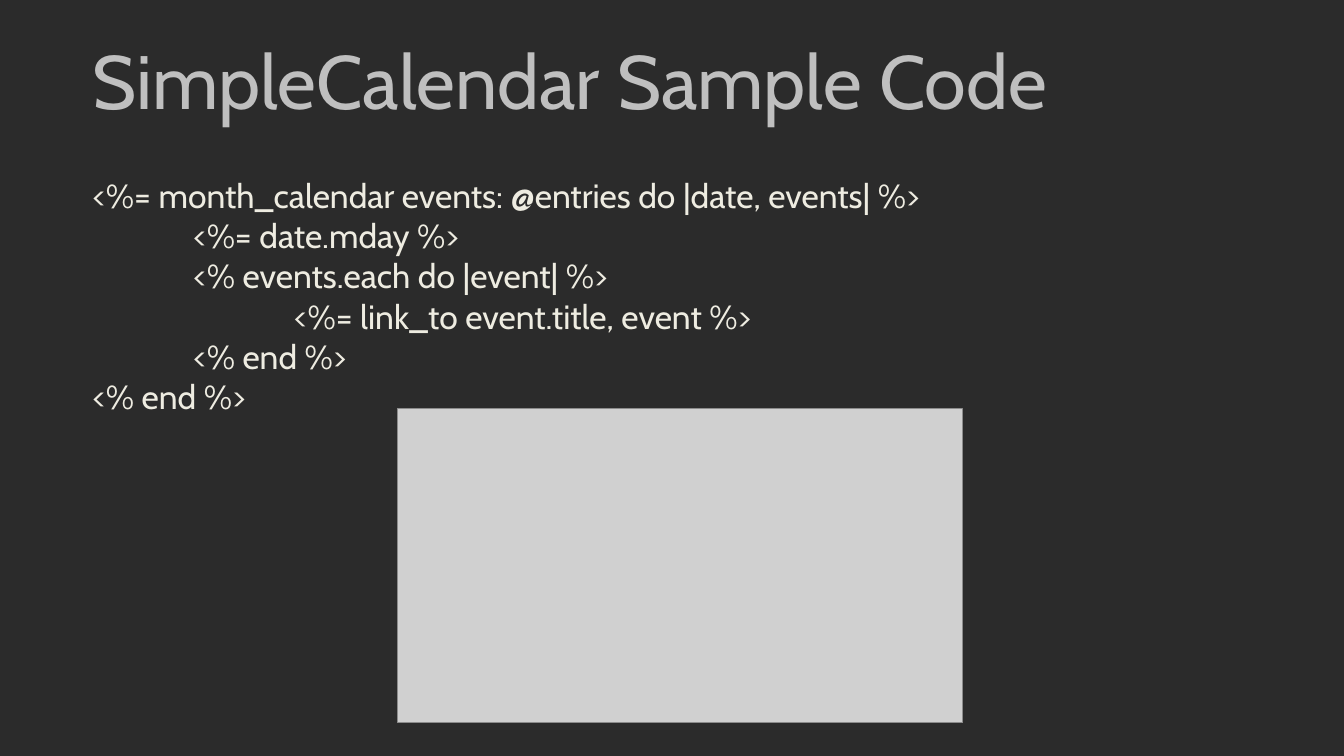
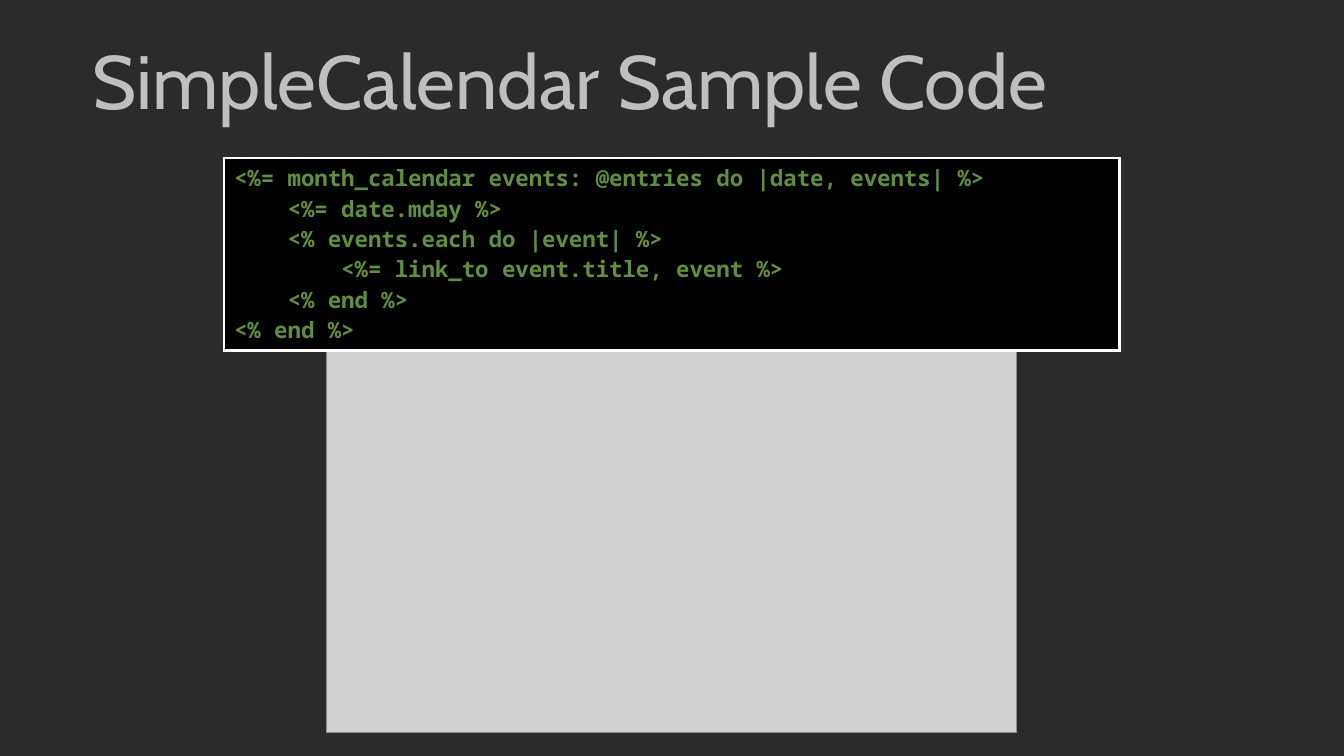
Before and after one commit to kylambouldin/CSE3901-FinalProject, a slide deck: slide 9 of Presentation.pptx. Drawn at 1344x756 pixels with LibreOffice and Linux fonts; fonts in the diff are those of the drawing; grey boxes stand for pictures; background and template pictures are left out; a plain dark background stands for a picture behind light text. Boxes give left, top, right and bottom in pixels: in the first picture for what was removed or moved away, otherwise in the second. Text is boxed around its words. In the diff, an @@ line names an element or a change of style, - is before the commit and + after.

```diff
--- a/Presentation.pptx
+++ b/Presentation.pptx
@@ table added at box(224, 158, 1120, 342), 1 rows, 1 columns @@
+<%= month_calendar events: @entries do |date, events| %> / <%= date.mday %> / <% events.each do |event| %> / <%= link_to event.title, event %> / <% end %> / <% end %>
@@ text removed at box(142, 183, 870, 410) @@
-<%= month_calendar events: @entries do |date, events| %>
-<%= date.mday %>
-<% events.each do |event| %>
-<%= link_to event.title, event %>
-<% end %>
-<% end %>
@@ picture: place and size @@
-picture at box(397, 409, 963, 723)
+picture at box(327, 351, 1017, 733)
```
Also in this commit, not shown: 11 other slides changed.
